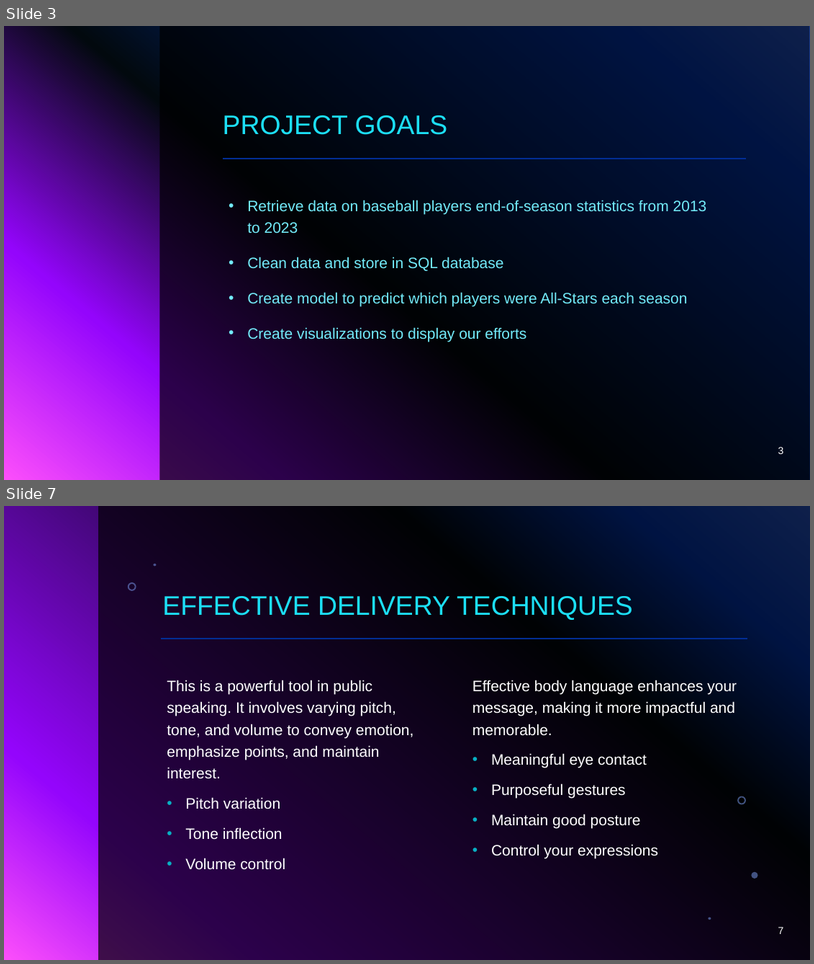
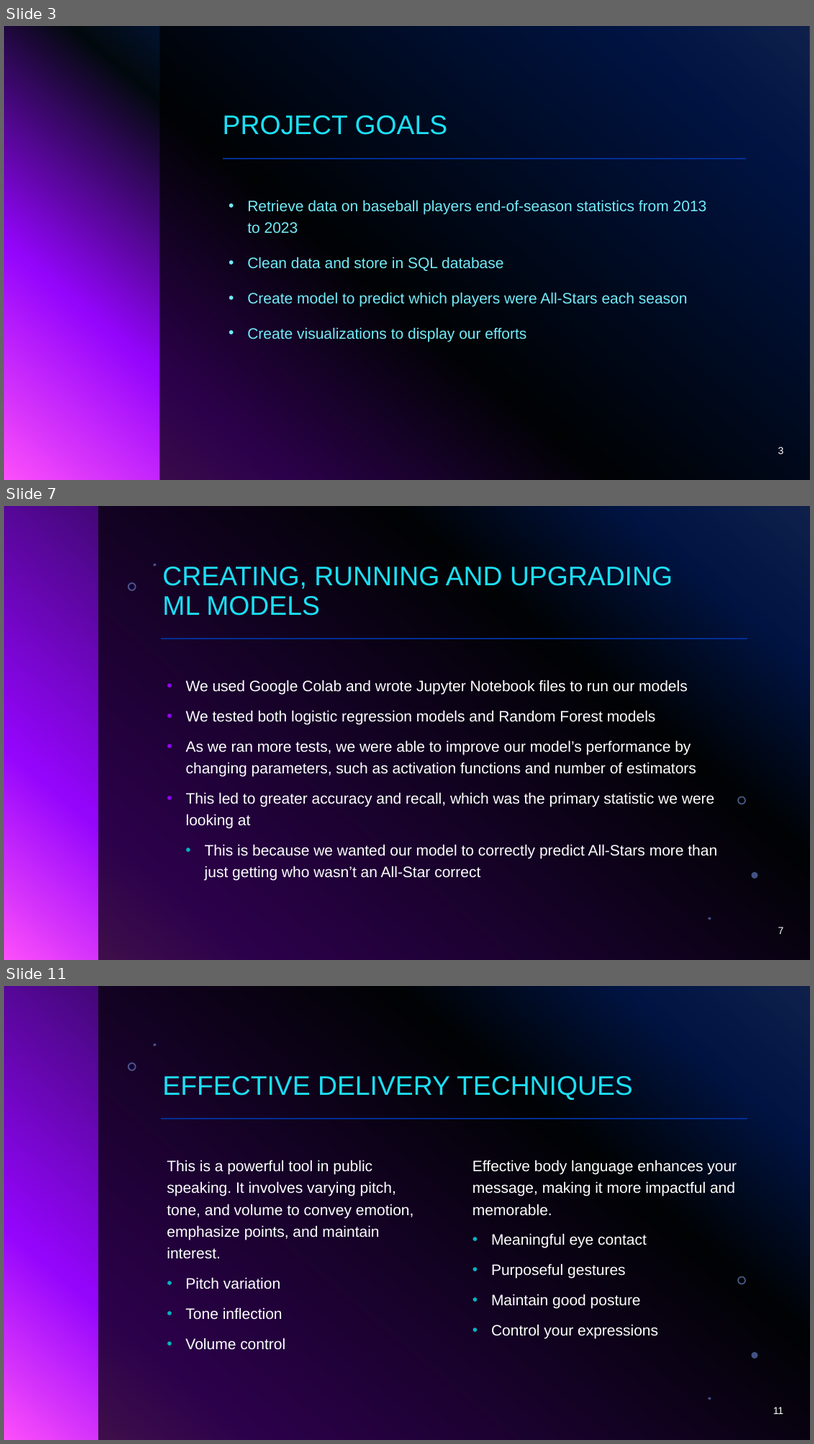
Before and after one commit to Christian-Albertini/project-4, a slide deck: Presentation.pptx. Shown one above the other, each under a label of ours: slides 3 and 7 before the commit, slides 3, 7 and 11 after it; the slides between them are not shown. The pictures are 814x964 and 814x1444 pixels, drawn with LibreOffice and Linux fonts; fonts in the diff are those of the drawing; background and template pictures are left out. Boxes give left, top, right and bottom in pixels: in the first picture for what was removed or moved away, otherwise in the second. Text is boxed around its words. In the diff, an @@ line names an element or a change of style, - is before the commit and + after.

Commit message:
updating presentation

```diff
--- a/Presentation.pptx
+++ b/Presentation.pptx
@@ slide 7 added at (x1=4, y1=506, x2=810, y2=960), background gradient #316CFC to #0343DF to #02090E to #9405FC to #FC4EFB; not listed: 7 template elements that a slide beside it also shows @@
@@ title added at (x1=162, y1=566, x2=673, y2=615), 32 pt, text #1CDFF5 @@
+CREATING, RUNNING AND UPGRADING
+ML MODELS
@@ text added at (x1=186, y1=680, x2=718, y2=880), 18 pt, text #FFFFFF @@
+• We used Google Colab and wrote Jupyter Notebook files to run our models
+• We tested both logistic regression models and Random Forest models
+• As we ran more tests, we were able to improve our model’s performance by changing parameters, such as activation functions and number of estimators
+• This led to greater accuracy and recall, which was the primary statistic we were looking at
+  • This is because we wanted our model to correctly predict All-Stars more than just getting who wasn’t an All-Star correct
@@ page number added at (x1=779, y1=926, x2=784, y2=934), 12 pt, text #FFFFFF @@
+7
@@ what was slide 7 is now slide 11 @@
@@ page number at (x1=774, y1=1406, x2=784, y2=1414): text changed @@
-7
+11
```
Also in this commit, not shown: 6 other slides added, 1 slide removed.
